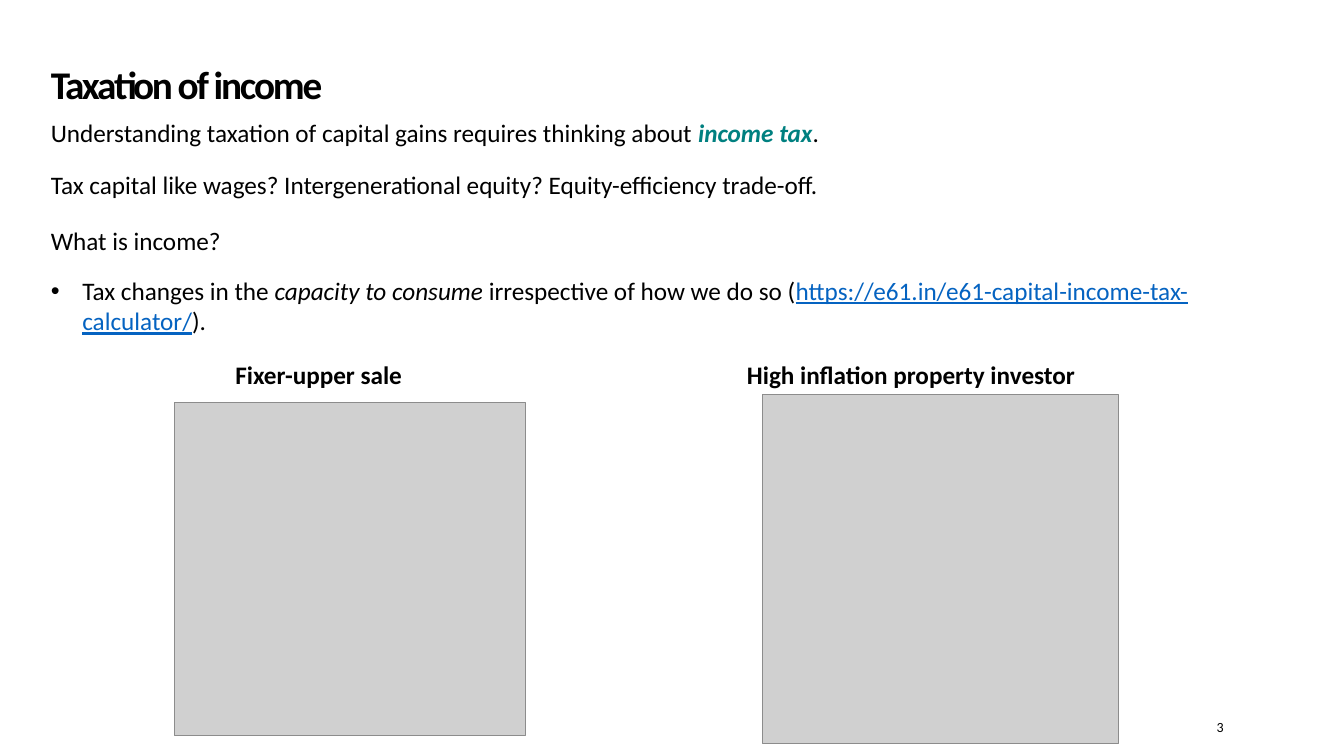
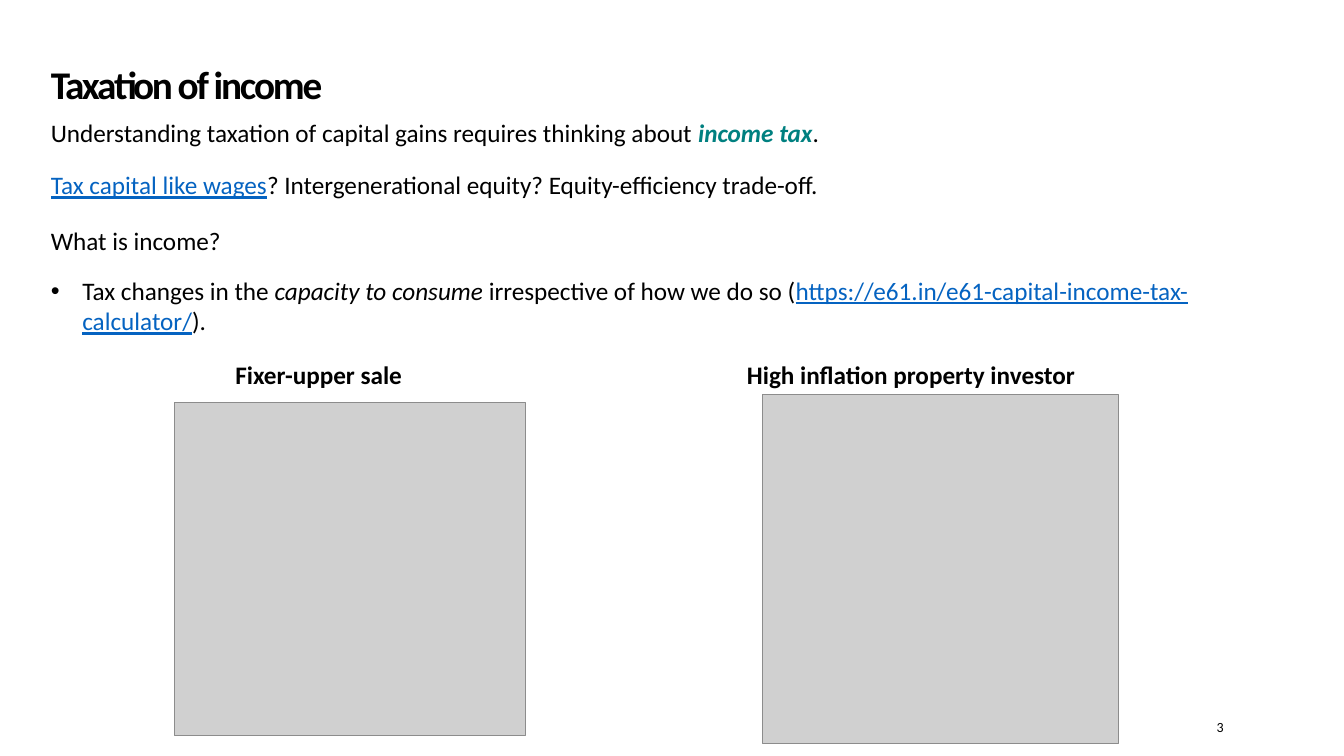
Before and after one commit to Zjub/TVHENZ, a slide deck: slide 3 of e61 Projects/Presentations/QETA Post-Budget 2026.pptx. Drawn at 1344x756 pixels with LibreOffice and Linux fonts; fonts in the diff are those of the drawing; grey boxes stand for pictures; background and template pictures are left out. Boxes give left, top, right and bottom in pixels: in the first picture for what was removed or moved away, otherwise in the second. Text is boxed around its words. In the diff, an @@ line names an element or a change of style, - is before the commit and + after.

```diff
--- a/e61 Projects/Presentations/QETA Post-Budget 2026.pptx
+++ b/e61 Projects/Presentations/QETA Post-Budget 2026.pptx
@@ text "Tax capital like wages? Intergenerational ..." at (51, 176, 817, 199): text colour #000000 to #0563C1, underline on in "Tax capital like wages?" @@
```
Also in this commit, not shown: 5 other slides changed, 8 slides added, 1 slide removed, 3 other files.
